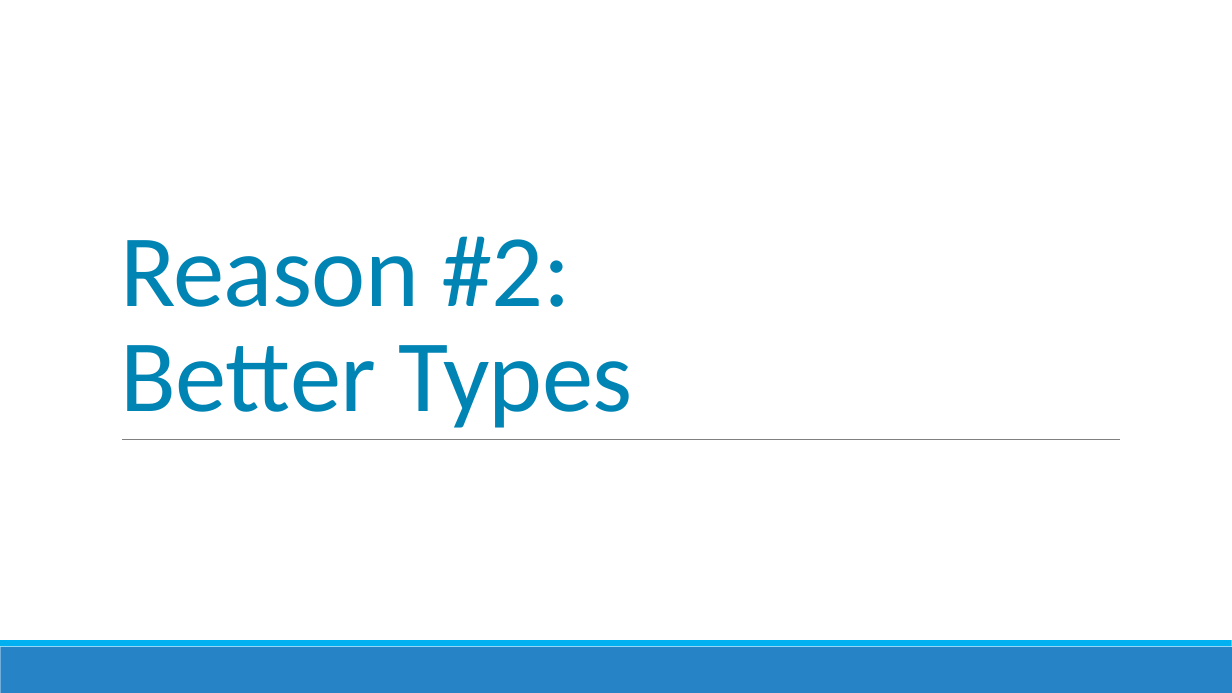
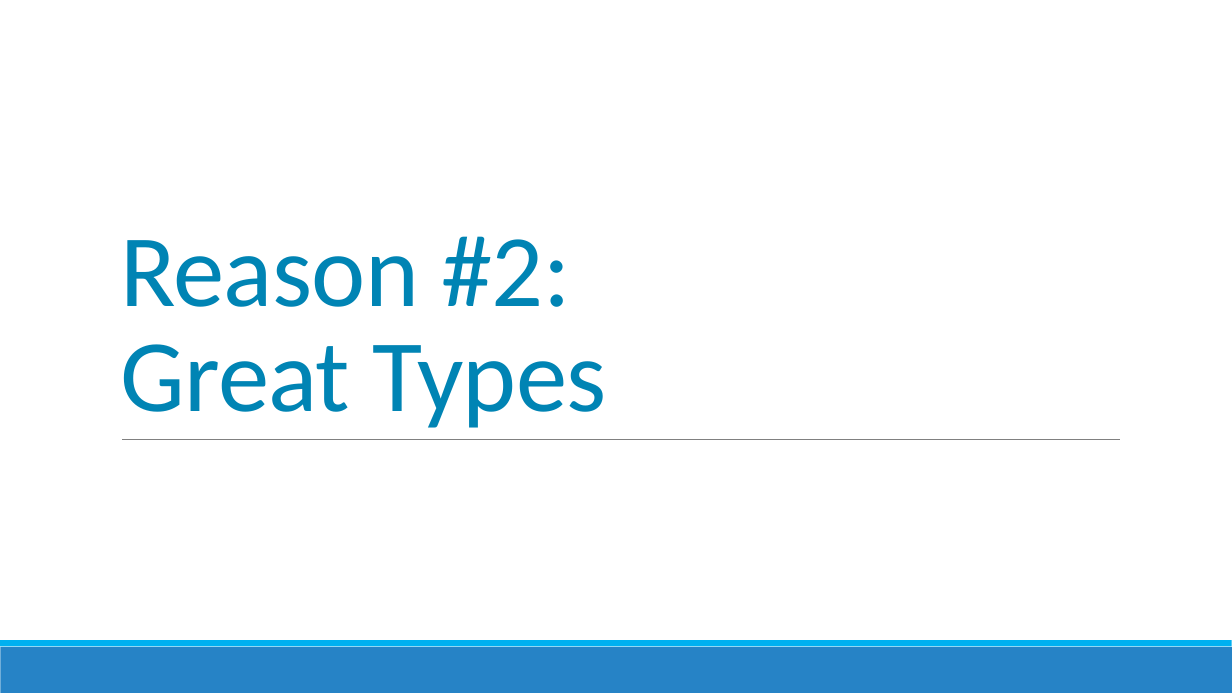
Before and after one commit to jorgef/fivereasons, a slide deck: slide 11 of FiveReasons.pptx. Drawn at 1232x693 pixels with LibreOffice and Linux fonts; fonts in the diff are those of the drawing. Boxes give left, top, right and bottom in pixels: in the first picture for what was removed or moved away, otherwise in the second. Text is boxed around its words. In the diff, an @@ line names an element or a change of style, - is before the commit and + after.

```diff
--- a/FiveReasons.pptx
+++ b/FiveReasons.pptx
@@ title at (120,236,606,428): text changed @@
-Reason #2:
-Better Types
+Reason #2:
+Great Types
```
Also in this commit, not shown: 13 other slides changed, 2 slides added, 3 other files.
